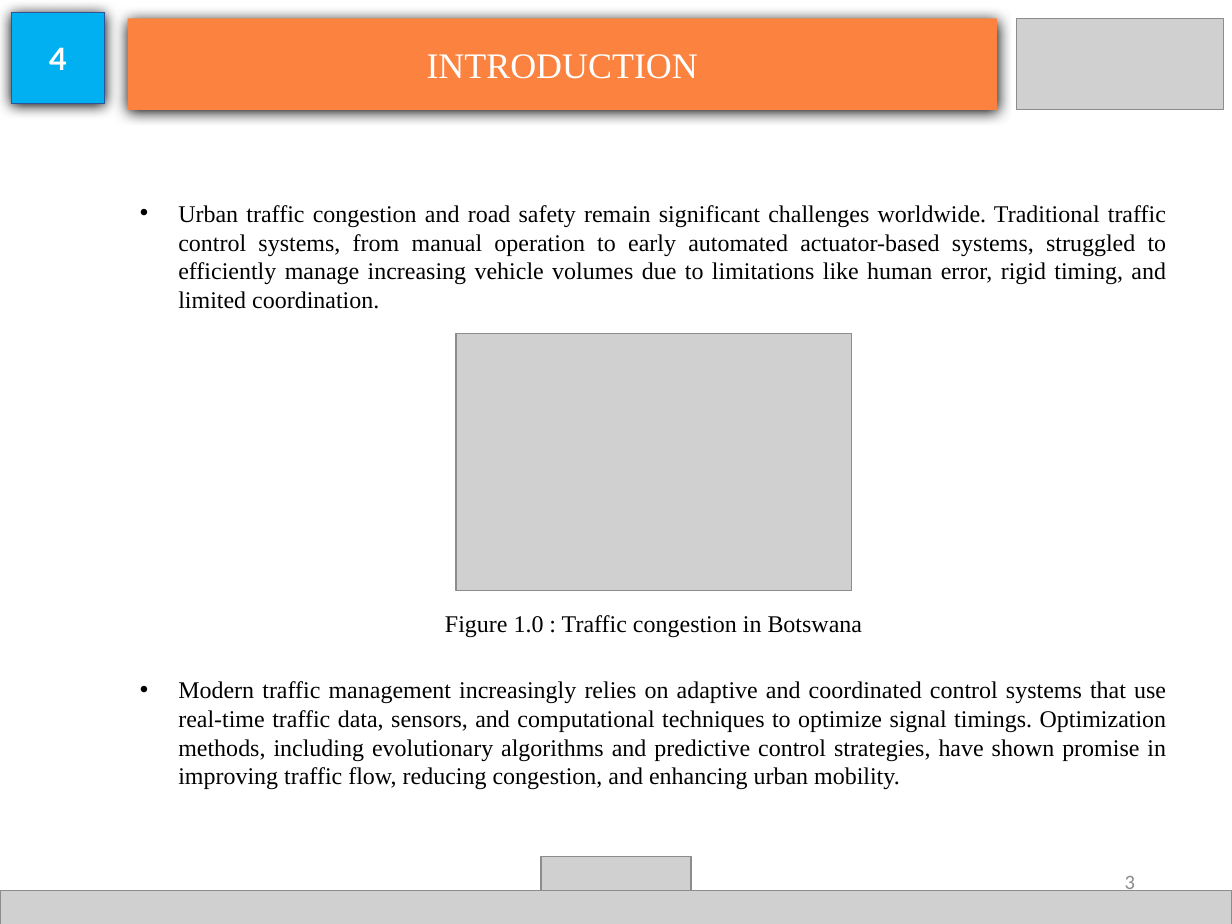
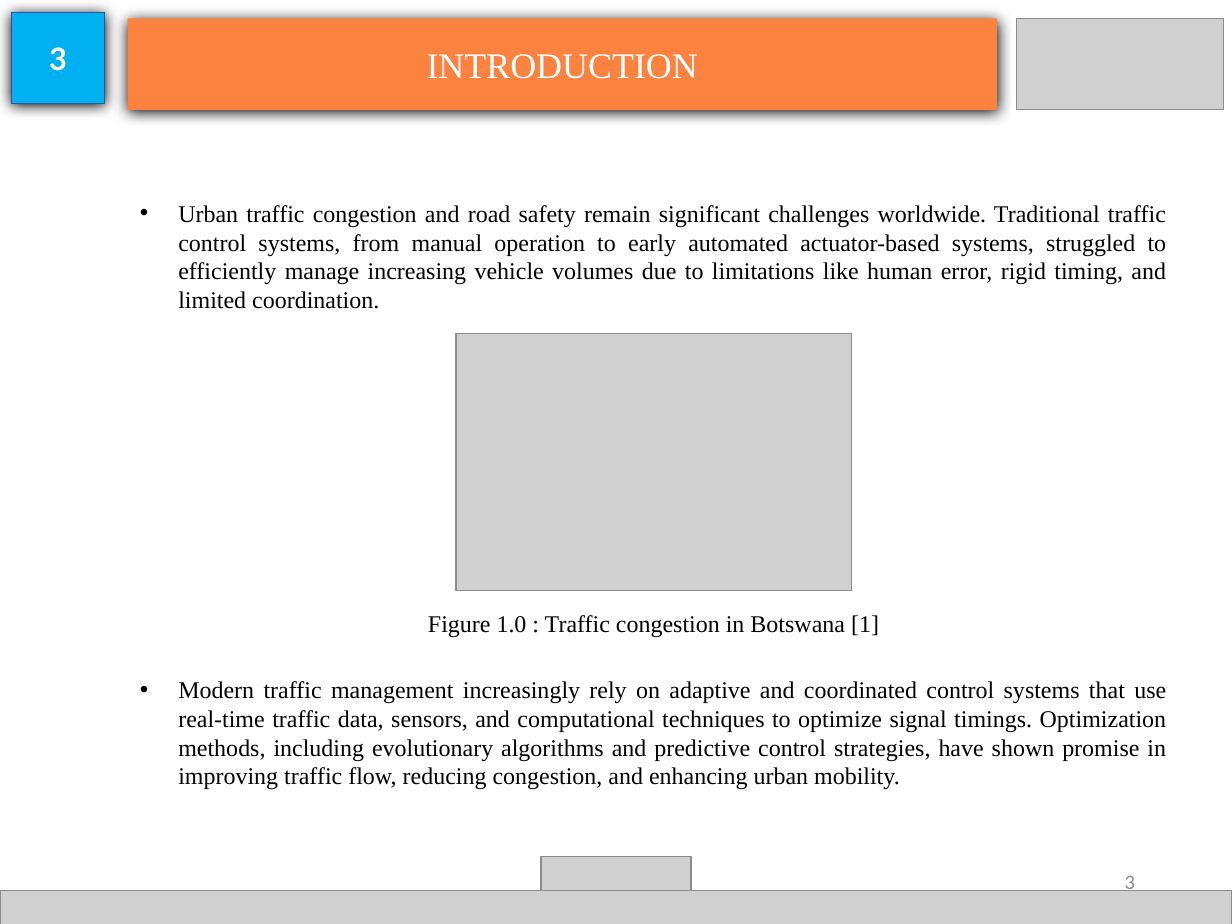
Before and after one commit to geranimoekia/Multi-Agent-Deep-Reinforcement-Learning-for-Adaptive-Traffic-Signal-Control-Palapye-A1-Corridor, a slide deck: slide 3 of docs/presentations/TSOTLHE SEIPHEPI FYP.pptx. Drawn at 1232x924 pixels with LibreOffice and Linux fonts; fonts in the diff are those of the drawing; grey boxes stand for pictures. Boxes give left, top, right and bottom in pixels: in the first picture for what was removed or moved away, otherwise in the second. Text is boxed around its words. In the diff, an @@ line names an element or a change of style, - is before the commit and + after.

```diff
--- a/docs/presentations/TSOTLHE SEIPHEPI FYP.pptx
+++ b/docs/presentations/TSOTLHE SEIPHEPI FYP.pptx
@@ text in rectangle at (49,47,67,71): text changed @@
-4
+3
@@ text at (178,615,1167,790): text changed @@
-Figure 1.0 : Traffic congestion in Botswana
-• Modern traffic management increasingly relies on adaptive and coordinated control systems that use real-time traffic data, sensors, and computational techniques to optimize signal timings. Optimization methods, including evolutionary algorithms and predictive control strategies, have shown promise in improving traffic flow, reducing congestion, and enhancing urban mobility.
+Figure 1.0 : Traffic congestion in Botswana [1]
+• Modern traffic management increasingly rely on adaptive and coordinated control systems that use real-time traffic data, sensors, and computational techniques to optimize signal timings. Optimization methods, including evolutionary algorithms and predictive control strategies, have shown promise in improving traffic flow, reducing congestion, and enhancing urban mobility.
```
Also in this commit, not shown: 7 other slides changed, 17 slides added, 6 slides removed, 2 other files.
